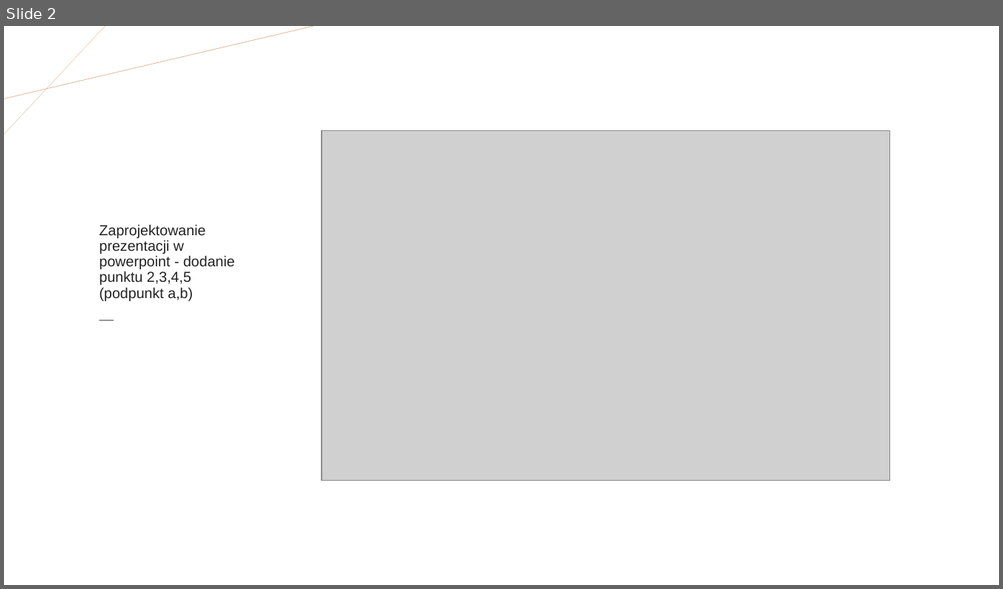
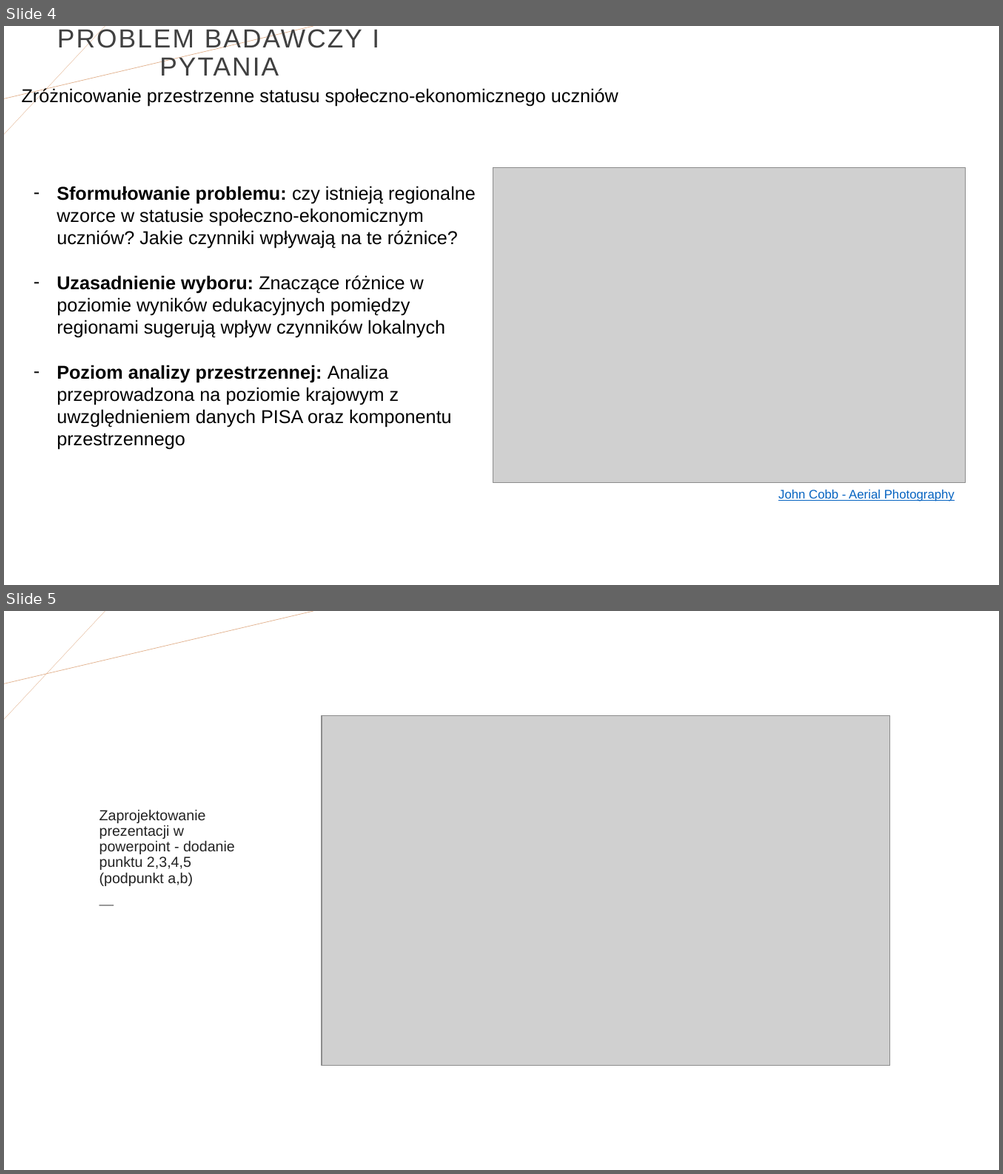
Before and after one commit to iZabela0001/Ekonometria-Przestrzenna, a slide deck: Ekonometria przestrzenna.pptx. Shown one above the other, each under a label of ours: slide 2 before the commit, slides 4 and 5 after it. The pictures are 1003x589 and 1003x1174 pixels, drawn with LibreOffice and Linux fonts; fonts in the diff are those of the drawing; grey boxes stand for pictures. Boxes give left, top, right and bottom in pixels: in the first picture for what was removed or moved away, otherwise in the second. Text is boxed around its words. In the diff, an @@ line names an element or a change of style, - is before the commit and + after.

Commit message:
Prezentacja update 1.0
1. Edycja strony głównej
2. Spis treści
3. Wprowadzenie
4. Problem badawczy i pytania

```diff
--- a/Ekonometria przestrzenna.pptx
+++ b/Ekonometria przestrzenna.pptx
@@ slide 4 added at [4,26,999,585], background #FFFFFF; not listed: 2 template elements that a slide beside it also shows @@
@@ title added at [57,26,379,76], 25.2 pt, text #404040 @@
+PROBLEM BADAWCZY I PYTANIA
@@ text added at [22,87,618,107], 18 pt, text #000000 @@
+Zróżnicowanie przestrzenne statusu społeczno-ekonomicznego uczniów
@@ picture added at [492,168,966,483] @@
@@ text added at [57,186,475,450], 18 pt, text #000000 @@
+– Sformułowanie problemu: czy istnieją regionalne wzorce w statusie społeczno-ekonomicznym uczniów? Jakie czynniki wpływają na te różnice?
+– Uzasadnienie wyboru: Znaczące różnice w poziomie wyników edukacyjnych pomiędzy regionami sugerują wpływ czynników lokalnych
+– Poziom analizy przestrzennej: Analiza przeprowadzona na poziomie krajowym z uwzględnieniem danych PISA oraz komponentu przestrzennego
@@ text added at [778,490,954,502], 12 pt, text #0563C1, underline @@
+John Cobb - Aerial Photography
@@ what was slide 2 is now slide 5 @@
```
Also in this commit, not shown: 1 slide changed, 2 other slides added.
